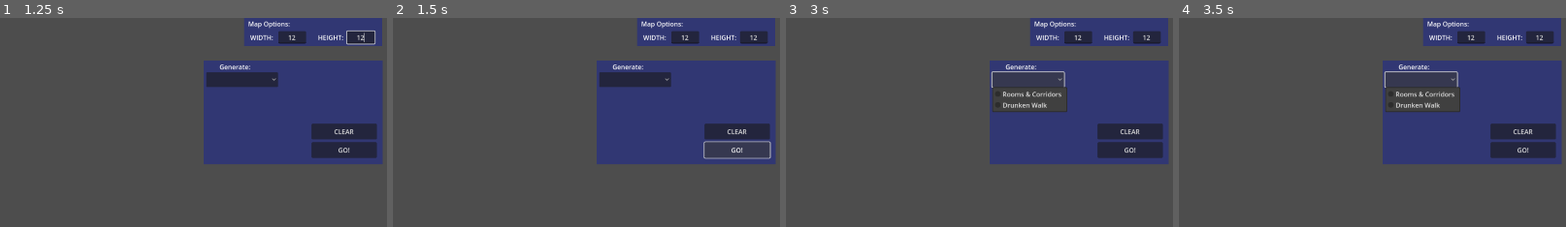
Above: before the commit, frames 1-4 (left to right).
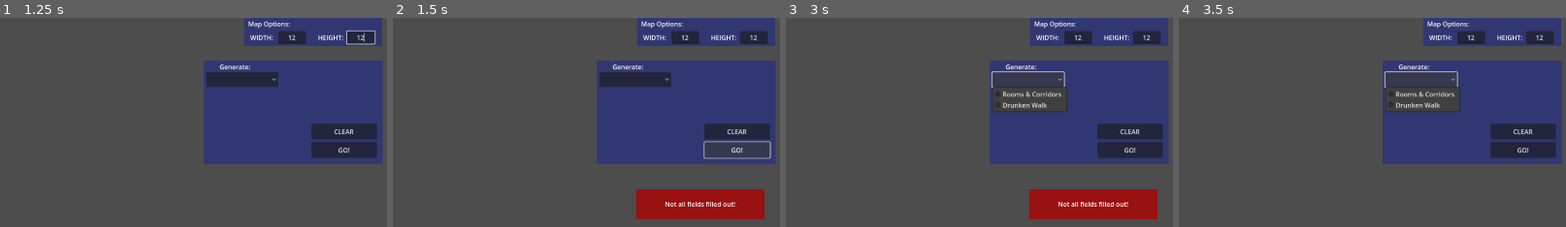
Above: after the commit, the same moments.

Repository: JPGFG/proc-gen
Game: Godot game, scene res://assets/scenes/game_map.tscn
Same seed, same stepped clock (60 frames per second), same inputs: the game is played once before the commit and once after it.
Inputs (mouse positions are % of the whole screen's width and height, from its top left):
- Up to frame 1 (1.25 s): click (88, 7) at 0.52 s; type "12" at 0.6 s; click (97, 7) at 0.75 s; type "12" at 0.83 s
- Up to frame 2 (1.5 s): click "GO!" at 1.25 s
- Up to frame 3 (3 s): click "GO!" at 2 s; click (81, 17) at 2.75 s
- Up to frame 4 (3.5 s): no input
The pictures show only the part of the screen within x 50-100%, y 2-52%; the shares and areas given below are measured in that part.

Frame 1 is identical in both runs. In frame 2, 4.7% of the frame differs, in the area x 62-96%, y 81-97%; in frame 3, 4.7%; in frame 4, nothing differs.

Commit message:
add warning label for unfilled fields

Diff:
--- a/assets/scenes/ui_overlay.tscn
+++ b/assets/scenes/ui_overlay.tscn
@@ -7,6 +7,9 @@
 
 [sub_resource type="StyleBoxFlat" id="StyleBoxFlat_r1i68"]
 bg_color = Color(0.19215687, 0.21568628, 0.4509804, 1)
+
+[sub_resource type="StyleBoxFlat" id="StyleBoxFlat_ujye4"]
+bg_color = Color(0.6, 0.066000015, 0.066000015, 1)
 
 [node name="UIOverlay" type="Control"]
 layout_mode = 3
@@ -155,6 +158,36 @@
 horizontal_alignment = 1
 vertical_alignment = 1
 
+[node name="Warning" type="Control" parent="."]
+visible = false
+layout_mode = 1
+anchors_preset = 6
+anchor_left = 1.0
+anchor_top = 0.5
+anchor_right = 1.0
+anchor_bottom = 0.5
+offset_left = -357.0
+offset_top = -55.0
+offset_right = -38.0
+offset_bottom = 20.0
+grow_horizontal = 0
+grow_vertical = 2
+
+[node name="WarningPanel" type="PanelContainer" parent="Warning"]
+layout_mode = 1
+anchors_preset = 15
+anchor_right = 1.0
+anchor_bottom = 1.0
+grow_horizontal = 2
+grow_vertical = 2
+theme_override_styles/panel = SubResource("StyleBoxFlat_ujye4")
+
+[node name="WarningText" type="RichTextLabel" parent="Warning/WarningPanel"]
+layout_mode = 2
+text = "SampleTextSampleTextSampleText"
+horizontal_alignment = 1
+vertical_alignment = 1
+
 [connection signal="item_selected" from="GenerationPanel/GeneratorDropdown" to="." method="_on_d_generator_button_item_selected"]
 [connection signal="pressed" from="GenerationPanel/GenerateButton" to="." method="_on_generate_button_pressed"]
 [connection signal="pressed" from="GenerationPanel/ClearEntriesButton" to="." method="_on_clear_entries_pressed"]
--- a/scripts/handlers/GenerationHandler.gd
+++ b/scripts/handlers/GenerationHandler.gd
@@ -11,6 +11,9 @@
 
 @onready var i_MAPHEIGHT_FIELD: LineEdit = $MapOptionsPanel/FIELD_HEIGHT
 @onready var i_MAPWIDTH_FIELD: LineEdit = $MapOptionsPanel/FIELD_WIDTH
+
+@onready var warningPanel: Control = $Warning
+@onready var warningLabel: RichTextLabel = $Warning/WarningPanel/WarningText
 
 var inputOptionArray : Array[InputOption] = []
 
@@ -61,19 +64,13 @@
 	inputOptionArray.clear()
 
 func handle_dw_generation():
-	# Walkers
 	add_input_option("Walkers")
-	# Steps
 	add_input_option("Steps")
 
 func handle_rc_generation():
-	# Max Rooms
 	add_input_option("Max Rooms")
-	# Min Rooms
 	add_input_option("Min Rooms")
-	# Max Room Width
 	add_input_option("Max Room Width")
-	# Max Room Height
 	add_input_option("Max Room Height")
 
 func add_input_option(_display_text: String):
@@ -86,7 +83,20 @@
 	clearOptionUI()
 
 func _on_generate_button_pressed():
-	generate()
+	var valid: bool = true
+	if (i_MAPHEIGHT_FIELD.text == "" or i_MAPWIDTH_FIELD.text == "" or int(i_MAPWIDTH_FIELD.text) is not int):
+		valid = false
+	for option in inputOptionArray:
+		if option.inputField.text == "": valid = false
+	if valid: generate()
+	showWarning("Not all fields filled out!")
+	return
+
+func showWarning(warningText: String):
+	warningLabel.text = warningText
+	warningPanel.visible = true
+	await get_tree().create_timer(2).timeout
+	warningPanel.visible = false
 
 func bakeMap(game_map: GameMap) -> void:
 	if tileMap == null:
Not shown: 1 places in assets/scenes/ui_overlay.tscn that only renumber resources
